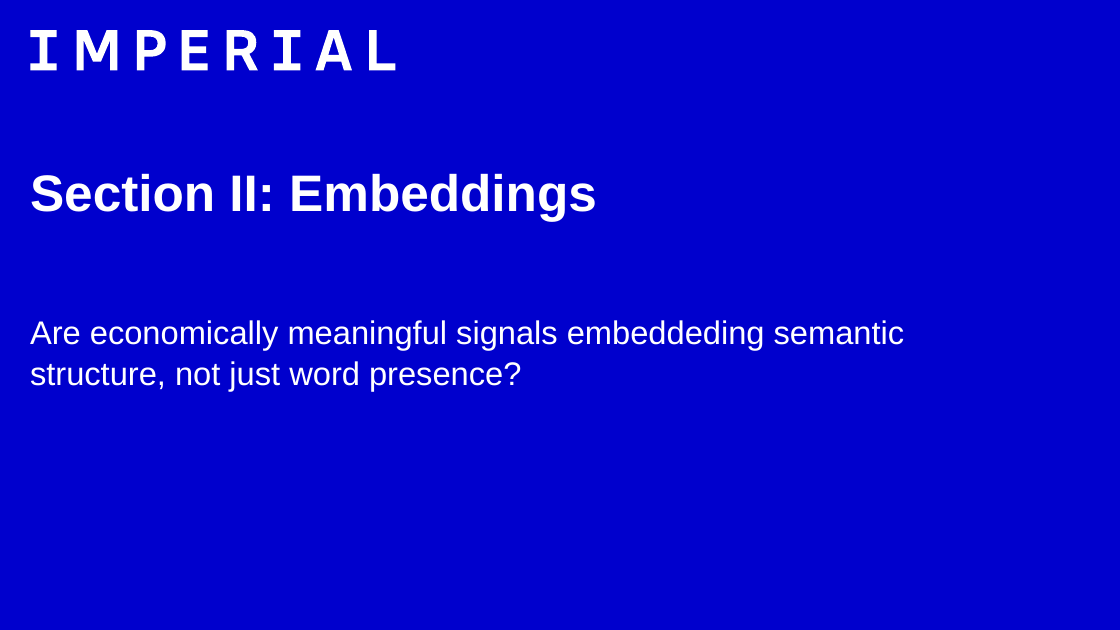
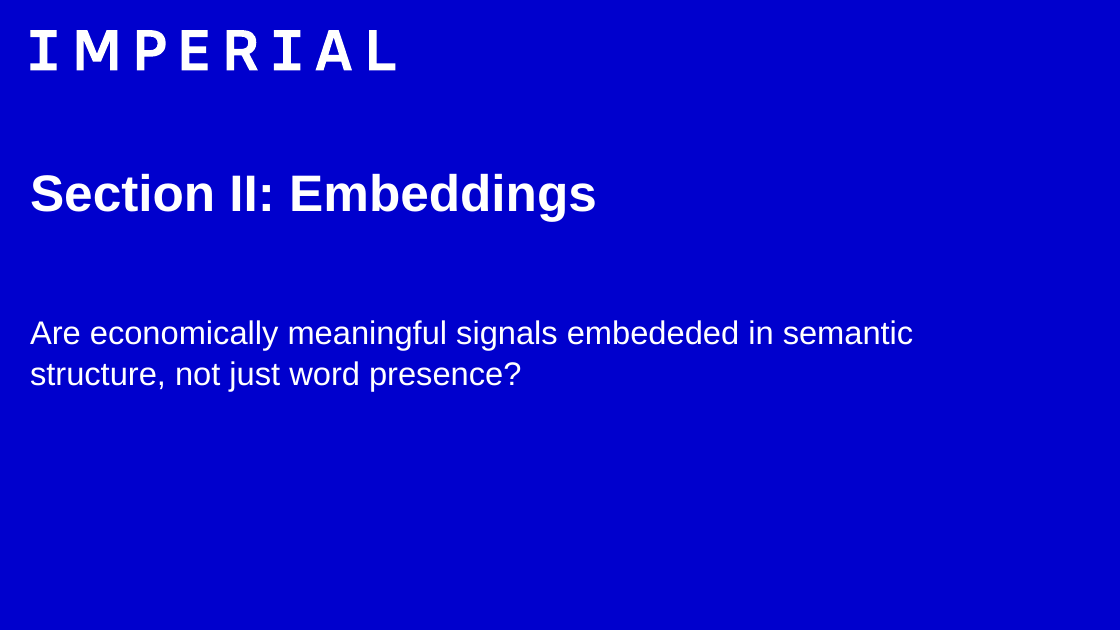
Before and after one commit to poltawin/textmining_presentation, a slide deck: slide 11 of TextMining_presentation.pptx. Drawn at 1120x630 pixels with LibreOffice and Linux fonts; fonts in the diff are those of the drawing. Boxes give left, top, right and bottom in pixels: in the first picture for what was removed or moved away, otherwise in the second. Text is boxed around its words. In the diff, an @@ line names an element or a change of style, - is before the commit and + after.

```diff
--- a/TextMining_presentation.pptx
+++ b/TextMining_presentation.pptx
@@ title at bbox=[30, 320, 914, 391]: text changed @@
-Are economically meaningful signals embeddeding semantic structure, not just word presence?
+Are economically meaningful signals embededed in semantic structure, not just word presence?
```
Also in this commit, not shown: 2 other slides changed, 1 other file.
